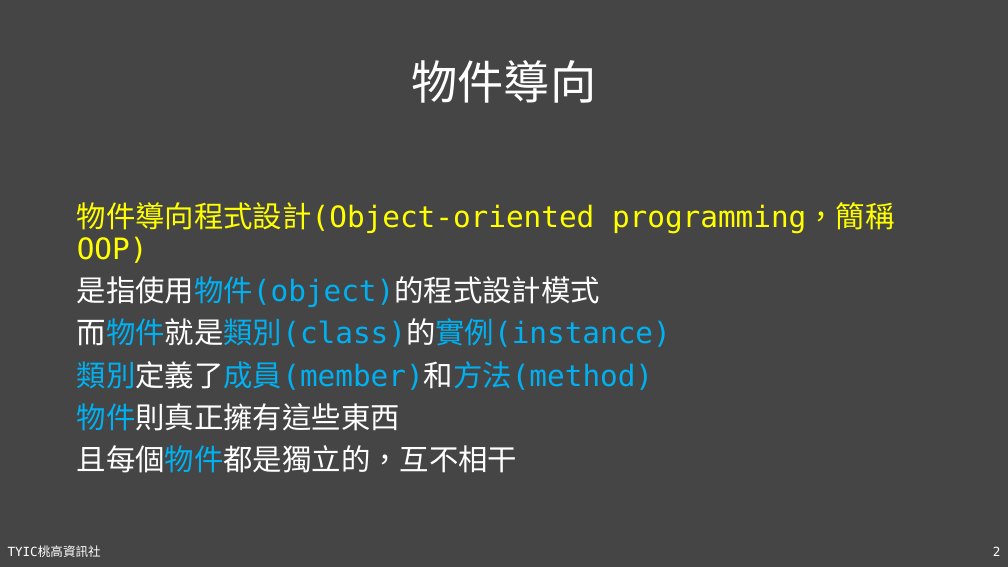
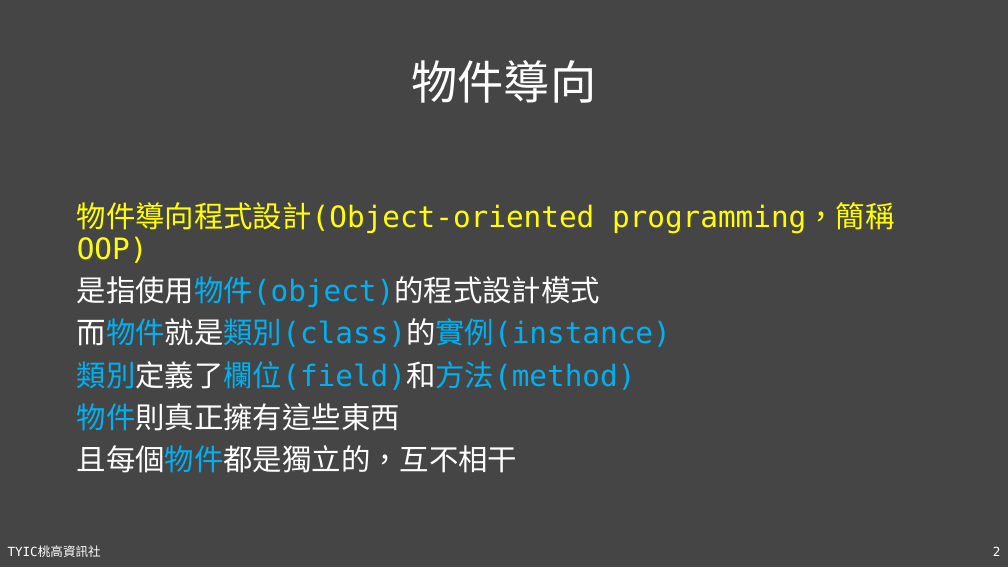
Before and after one commit to TYSHIC/slides, a slide deck: slide 2 of powerpoint/08_OOP與類別.pptx. Drawn at 1008x567 pixels with LibreOffice and Linux fonts; fonts in the diff are those of the drawing. Boxes give left, top, right and bottom in pixels: in the first picture for what was removed or moved away, otherwise in the second. Text is boxed around its words. In the diff, an @@ line names an element or a change of style, - is before the commit and + after.

```diff
--- a/powerpoint/08_OOP與類別.pptx
+++ b/powerpoint/08_OOP與類別.pptx
@@ text at (77, 361, 636, 390): text changed @@
-類別定義了成員(member)和方法(method)
+類別定義了欄位(field)和方法(method)
```
Also in this commit, not shown: 11 other slides changed, 7 slides added, 9 other files.
